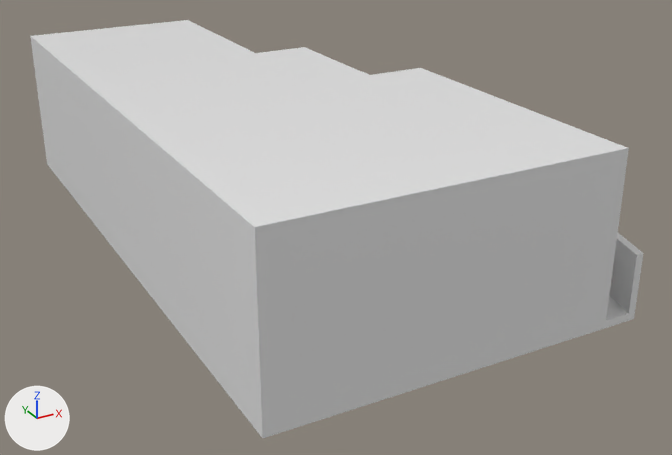
The OBJ model Recycler/Meshes/Building.obj: old version first, new version second.
Before and after are seen from a 50 mm lens placed at (-86.1, -152.4, 74.0), pointed at (-5.7, -6.1, 0.9). Arrows for +X, +Y and +Z are at lower left; the lights stay in place. The first picture is the older version. Where no turn or scale is listed for an object, it has been applied to the vertices. Vertices at exactly the same position are counted once.

The first picture shows 'Cube.053_Cube.078'.
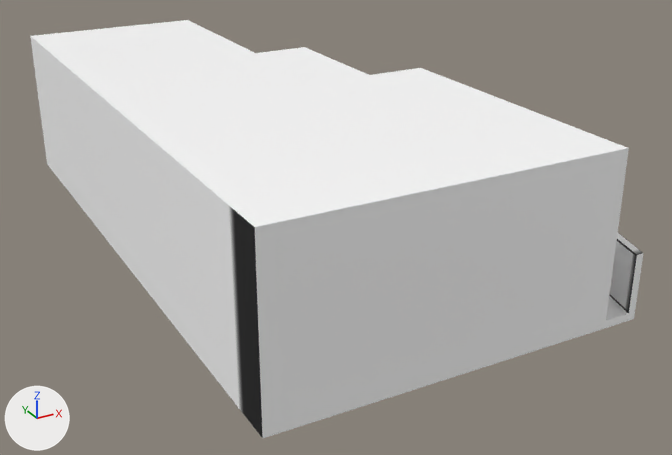
Location of each change, (x1, y1, x2, y2) in pixels of the pictures (672 x 455 px):
part 1 of me_cube_053_cube_078, reshaped
    both: (30, 36, 50, 167)
part 2 of me_cube_053_cube_078, recoloured
    both: (31, 20, 644, 438)

The change, as a diff of the scene's bpy script:
```diff
--- a/Recycler/Meshes/Building.obj.py
+++ b/Recycler/Meshes/Building.obj.py
@@ img_bw_png @@
+img_bw_png = load_image('BW.png', 'BW.png', 64, 64, 'sRGB')
@@ mat_material_003 @@
+mat_material_003 = principled_material('Material.003')
+mat_material_003.texture = img_bw_png
@@ me_cube_053_cube_078 @@
 # used by ob_cube_053_cube_078; location = (0.0, 0.0, 0.0)
 # verts and faces of me_cube_053_cube_078; kept vertices keep their numbers, new ones are numbered from 60
 # before: 0 (-46.2, 60.0, 0.2) at pixel (47, 164), 1 (-46.2, 60.0, 30.2) at pixel (30, 35), 16 (-9.5, 60.0, 11.9), 27 (-46.2, 56.9, 0.2) at pixel (50, 168), 28 (-46.2, 56.9, 30.2) at pixel (33, 38)
-me_cube_053_cube_078.from_pydata(...)  # 60 vertices, 67 faces; spans x -46.2..38.6, y -60.0..60.0, z 0.2..30.2
+me_cube_053_cube_078.from_pydata(...)  # 61 vertices, 69 faces; spans x -46.2..38.6, y -60.0..60.0, z 0.2..30.2
+# me_cube_053_cube_078 part 1
+delete_faces([(0, 27, 28, 1), (0, 1, 16)])
+verts[60] = (-46.2, 60.0, 11.9)  # pixel (40, 115)
+faces += [(0, 27, 60), (1, 16, 60), (0, 60, 16), (1, 60, 27, 28)]
+# me_cube_053_cube_078 part 2: 65 faces spanning x -46.2..38.6, y -60.0..60.0, z 0.2..30.2 switch from mat_none (white #e7e7e7) to mat_material_003 (picture img_bw_png)
```
